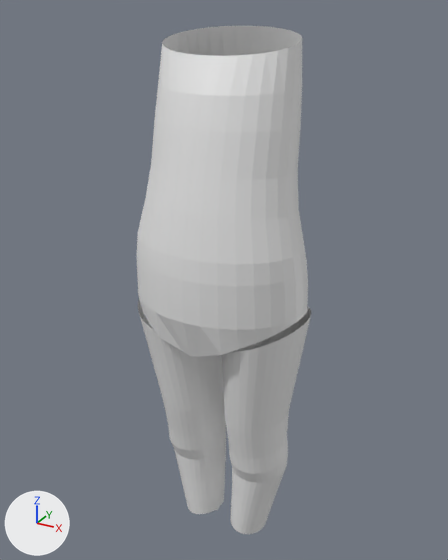
What one commit did to the Blender file 3D Modelling/Vtuber Avatar/Characters/Chibi/chibi2.blend.
Camera for both pictures: a 50 mm camera at (0.467, -0.85, 1.029) aimed at (-0.008, 0.014, 0.597). The axes (+X, +Y, +Z) are drawn at lower left. The lights are the same throughout.

Script lines for the objects in view, before the commit:
```python
me_circle = bpy.data.meshes.new('Circle')
me_circle.from_pydata(...)  # 512 vertices, 448 faces; spans x -8.5..1.01, y -2.72..2.42, z -0.53..13.9
me_cylinder = bpy.data.meshes.new('Cylinder')
me_cylinder.from_pydata(...)  # 320 vertices, 289 faces; spans x -0.66..0.66, y -0.58..0.49, z -1.16..1.0
ob_circle = bpy.data.objects.new('Circle', me_circle)
ob_circle.location = (0.05, 0.0, 0.072)
ob_circle.rotation_euler = (0.0, 0.206, 0.0)  # degrees (0, 12, 0)
ob_circle.scale = (0.035, 0.0363, 0.0363)
ob_cylinder = bpy.data.objects.new('Cylinder', me_cylinder)
ob_cylinder.location = (0.0, 0.0, 0.775)
ob_cylinder.scale = (0.228, 0.228, 0.228)
```
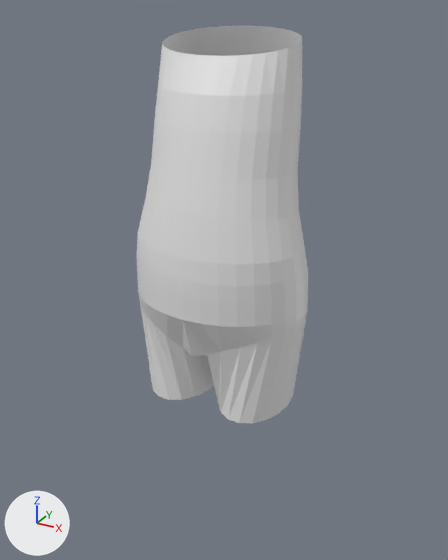
Commit message: + 3D Model(Chibi) : chibi base mesh vol_0.2

Patch to the scene script:
```diff
--- a/3D Modelling/Vtuber Avatar/Characters/Chibi/chibi2.blend.py
+++ b/3D Modelling/Vtuber Avatar/Characters/Chibi/chibi2.blend.py
@@ me_cylinder @@
 # used by ob_cylinder; location = (0.0, 0.0, 0.775); scale = (0.228, 0.228, 0.228)
-me_cylinder.from_pydata(...)  # 320 vertices, 289 faces; spans x -0.66..0.66, y -0.58..0.49, z -1.16..1.0
+me_cylinder.from_pydata(...)  # 194 vertices, 166 faces; spans x 0.0..0.66, y -0.58..0.49, z -1.66..1.0
+# me_cylinder part 1
+# 162 vertices are removed from x -0.66..0.47, y -0.58..0.49, z -1.16..1.0
+# 160 faces are deleted
+# 12 vertices in x 0.13..0.66, y -0.57..0.48, z -0.86..-0.85 move by (0.0, 0.0, 0.02)
+# 8 vertices in x 0.13..0.65, y -0.04..0.48, z -0.71 move by (0.0, 0.0, 0.06)
+# 7 vertices in x 0.13..0.64, y -0.57..-0.15, z -0.71 move by (0.0, 0.0, 0.07)
+# 4 vertices move from x 0.25..0.65, y 0.06..0.43, z -1.07..-0.86 to x 0.26..0.65, y 0.06..0.35, z -1.66..-0.83
+# 36 vertices are added at x 0.0..0.57, y -0.58..0.49, z -1.66..-0.64
+# 37 new faces join them
@@ ob_circle @@
 ob_circle.scale = (0.035, 0.0363, 0.0363)
+ob_circle.hide_set(True)
@@ ob_cylinder @@
 ob_cylinder.scale = (0.228, 0.228, 0.228)
+_m = ob_cylinder.modifiers.new('Mirror', 'MIRROR')
```

Location of each change, (x1, y1, x2, y2) in pixels of the pictures (448 x 560 px):
'Cylinder', reshaped, modifiers changed (20% taller)
    before: (137, 26, 308, 357)
    after: (137, 26, 308, 423)
'Circle', hidden
    before: (138, 300, 311, 534)
part 1 of me_cylinder, cut back
    before: (137, 26, 308, 357)
    after: (137, 257, 308, 423)
